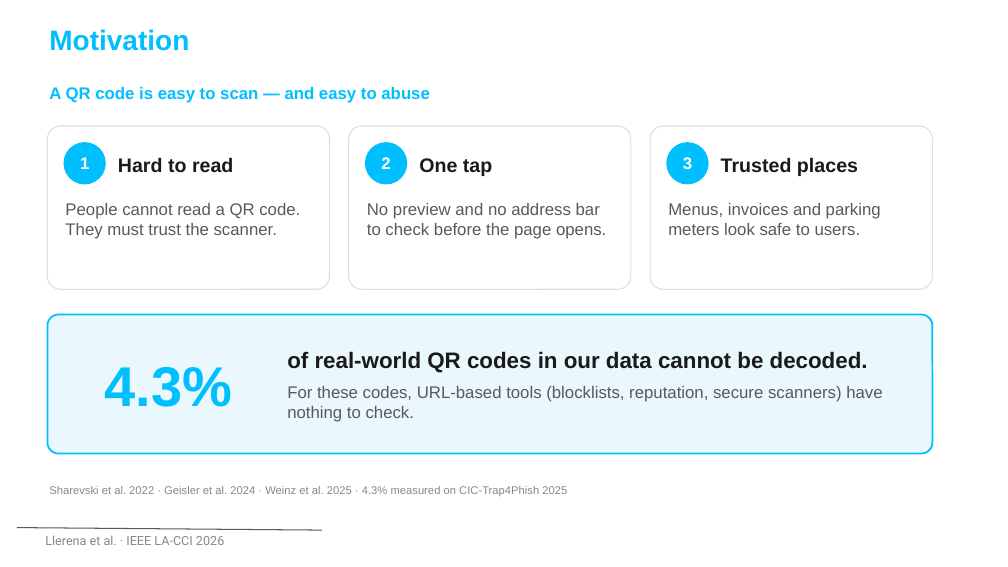
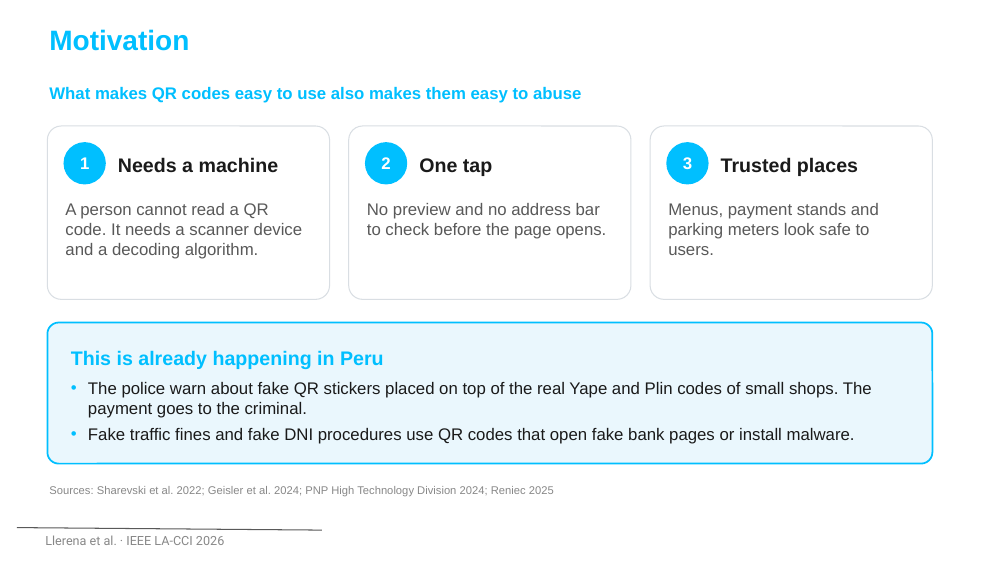
Before and after one commit to nicolasllerenas/Multimodal-Quishing-Detection-Framework, a slide deck: slide 4 of Q-Shield_LACCI2026_Presentacion.pptx (slide 3 before the commit). Drawn at 1008x567 pixels with LibreOffice and Linux fonts; fonts in the diff are those of the drawing; background and template pictures are left out. Boxes give left, top, right and bottom in pixels: in the first picture for what was removed or moved away, otherwise in the second. Text is boxed around its words. In the diff, an @@ line names an element or a change of style, - is before the commit and + after.

Commit message:
ppt v2

```diff
--- a/Q-Shield_LACCI2026_Presentacion.pptx
+++ b/Q-Shield_LACCI2026_Presentacion.pptx
@@ text at bbox=[49, 87, 581, 103]: text changed @@
-A QR code is easy to scan — and easy to abuse
+What makes QR codes easy to use also makes them easy to abuse
@@ rounded rectangle: place and size @@
-rounded rectangle at bbox=[47, 126, 330, 289]
+rounded rectangle at bbox=[47, 126, 330, 299]
@@ rounded rectangle: place and size @@
-rounded rectangle at bbox=[349, 126, 631, 289]
+rounded rectangle at bbox=[349, 126, 631, 299]
@@ rounded rectangle: place and size @@
-rounded rectangle at bbox=[650, 126, 932, 289]
+rounded rectangle at bbox=[650, 126, 932, 299]
@@ text at bbox=[118, 157, 279, 173]: text changed @@
-Hard to read
+Needs a machine
@@ text at bbox=[65, 203, 302, 259]: text changed @@
-People cannot read a QR code. They must trust the scanner.
+A person cannot read a QR code. It needs a scanner device and a decoding algorithm.
@@ text at bbox=[668, 203, 879, 255]: text changed @@
-Menus, invoices and parking meters look safe to users.
+Menus, payment stands and parking meters look safe to users.
@@ rounded rectangle "This is already happening in ...": place and size @@
-rounded rectangle "This is already happening in ..." at bbox=[47, 314, 932, 454]
+rounded rectangle "This is already happening in ..." at bbox=[47, 323, 932, 464]
@@ text in rounded rectangle at bbox=[71, 350, 872, 444]: text added @@
+This is already happening in Peru
+• The police warn about fake QR stickers placed on top of the real Yape and Plin codes of small shops. The payment goes to the criminal.
+• Fake traffic fines and fake DNI procedures use QR codes that open fake bank pages or install malware.
@@ text removed at bbox=[287, 351, 882, 422] @@
-of real-world QR codes in our data cannot be decoded.
-For these codes, URL-based tools (blocklists, reputation, secure scanners) have nothing to check.
@@ text removed at bbox=[105, 367, 233, 407] @@
-4.3%
@@ text at bbox=[49, 486, 554, 496]: text changed @@
-Sharevski et al. 2022 · Geisler et al. 2024 · Weinz et al. 2025 · 4.3% measured on CIC-Trap4Phish 2025
+Sources: Sharevski et al. 2022; Geisler et al. 2024; PNP High Technology Division 2024; Reniec 2025
```
Also in this commit, not shown: 18 other slides changed, 4 slides added, 3 other files.
